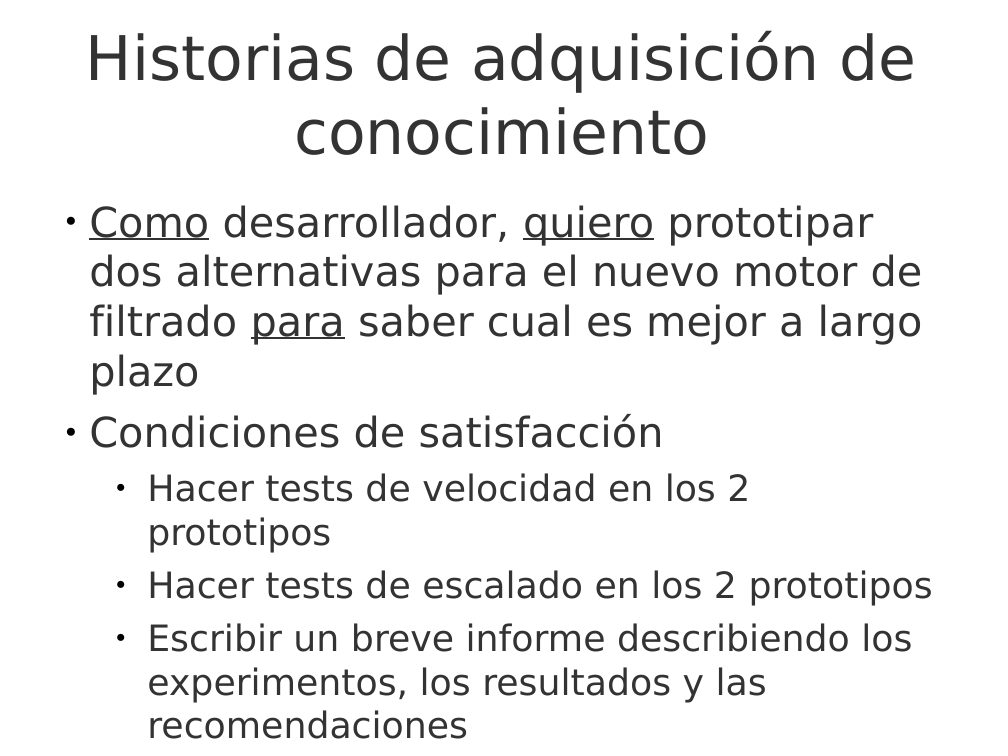
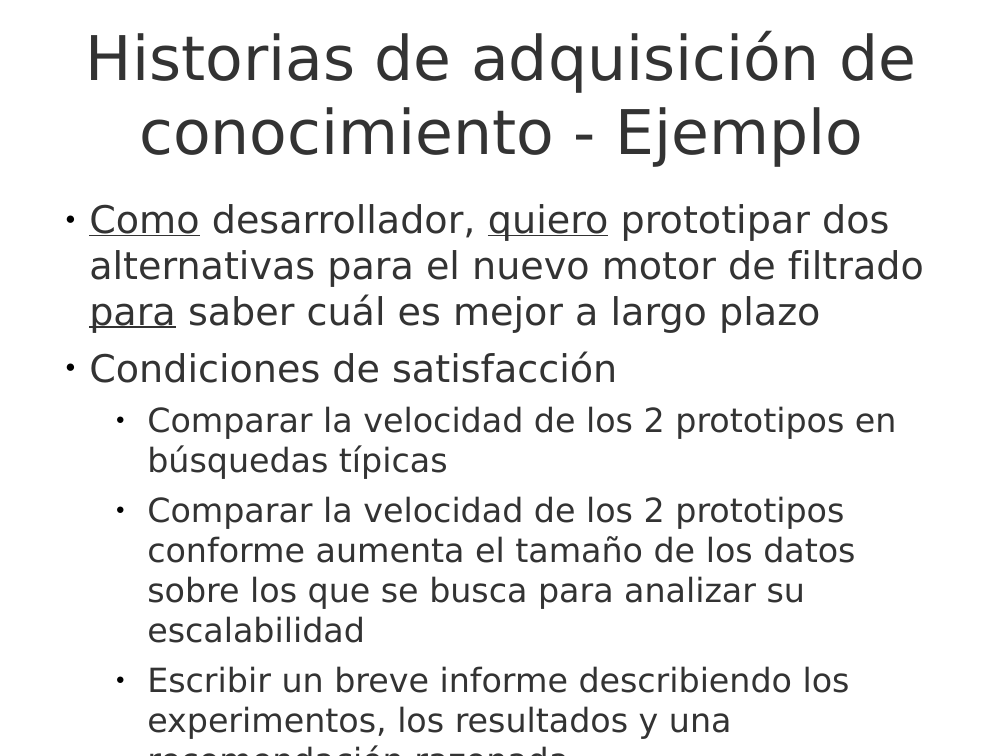
Before and after one commit to UNIZAR-30248-GeProSoft/scrum-slides, a slide deck: slide 38 of 7i_GPS-S04-Scrum-RequisitosHistoriasUsuario.odp (slide 39 before the commit). Drawn at 1008x756 pixels with LibreOffice and Linux fonts; fonts in the diff are those of the drawing; background and template pictures are left out. Boxes give left, top, right and bottom in pixels: in the first picture for what was removed or moved away, otherwise in the second. Text is boxed around its words. In the diff, an @@ line names an element or a change of style, - is before the commit and + after.

```diff
--- a/7i_GPS-S04-Scrum-RequisitosHistoriasUsuario.odp
+++ b/7i_GPS-S04-Scrum-RequisitosHistoriasUsuario.odp
@@ title at box(86, 31, 916, 167): text changed @@
-Historias de adquisición de conocimiento
+Historias de adquisición de conocimiento - Ejemplo
@@ text at box(89, 204, 924, 333): text changed; size 29.6 to 27.2 pt @@
-● Como desarrollador, quiero prototipar dos alternativas para el nuevo motor de filtrado para saber cual es mejor a largo plazo
+● Como desarrollador, quiero prototipar dos alternativas para el nuevo motor de filtrado para saber cuál es mejor a largo plazo
@@ text at box(89, 351, 617, 383): size 29.6 to 27.2 pt in "Condiciones de satisfacción" @@
@@ text at box(147, 406, 897, 739): text changed; size 25.9 to 23.8 pt @@
-  ● Hacer tests de velocidad en los 2 prototipos
-  ● Hacer tests de escalado en los 2 prototipos
-  ● Escribir un breve informe describiendo los experimentos, los resultados y las recomendaciones
+  ● Comparar la velocidad de los 2 prototipos en búsquedas típicas
+  ● Comparar la velocidad de los 2 prototipos conforme aumenta el tamaño de los datos sobre los que se busca para analizar su escalabilidad
+  ● Escribir un breve informe describiendo los experimentos, los resultados y una recomendación razonada
```
Also in this commit, not shown: 20 other slides changed, 4 slides added, 2 slides removed, 1 other file.
